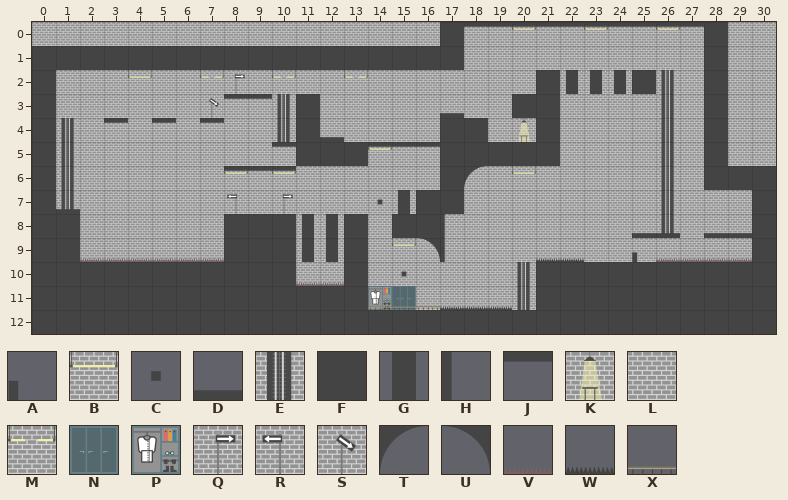
Level history. Tiled map: Maze Escape/Levels/Level_7.tmx. Above: the version before the commit.
Cells are 300x300 px. Shown: x 0..30, y 0..12.
Key: from "ElementsTiles-01-01": A 1, B 2, C 9, D 10, E 11, F 13, G 14, H 22, J 23, K 24, L 26, M 28, N 29, P 30; from "TilesFleches": Q 1, R 2, S 6; from "Tiles_x3_spikes": T 0, U 1, V 4, W 5; from "rail_textures": X 0.
_ is an empty cell, # one hidden under a higher layer.
Layer "Fond" before, first column x 0:
 0 LLLLLLLLLLLLLLLLL_LLBLLBLLBL_LL
 1 _##_______________LLLLLLLLLL_LL
 2 _LLLBLLMQLMLLMLLLLLLL_LLL#EL_LL
 3 #LLLLLLSLLE#LLLLLLLL#_LLLLEL_LL
 4 #ELLLLLLLLE#LLLLL##L#_LLLLEL_LL
 5 #ELLLLLLLLL###BLL####_LLLLEL_LL
 6 #ELLLLLLBLBLLLLLL#LLBLLLLLEL___
 7 #ELLLLLLRLQLLLLL##LLLLLLLLELLL_
 8 ##LLLLLL###LL#L##LLLLLLLLLELLL_
 9 ##LLLLLL###LL#LBLLLLLLLLLLLLLL_
10 ###########LL#LLLLLLE____#####_
11 ##############PNLLLLE____#####_
12 ################____#__________
Layer "Solide" before, first column x 0:
 0 _________________FJJJJJJJJJJF__
 1 FFFFFFFFFFFFFFFFFF__________F__
 2 F____________________FGGGF__F__
 3 F_______JJ_F_____D__FF______F__
 4 F__J_J_J___FD____FF_KF______F__
 5 F_________JFFFJJJFFFFF______F__
 6 F_______JJJ______FT_________FFF
 7 FD____________CGFF____________F
 8 FF______FFFGGF_FFH_______DD_DDF
 9 FFVVVVVVFFFGGF__UH___WW__AVVVVF
10 FFFFFFFFFFFVVF_C_____FFFFFFFFFF
11 FFFFFFFFFFFFFFXXXWWW_FFFFFFFFFF
12 FFFFFFFFFFFFFFFFFFFFFFFFFFFFFFF
Once edited:
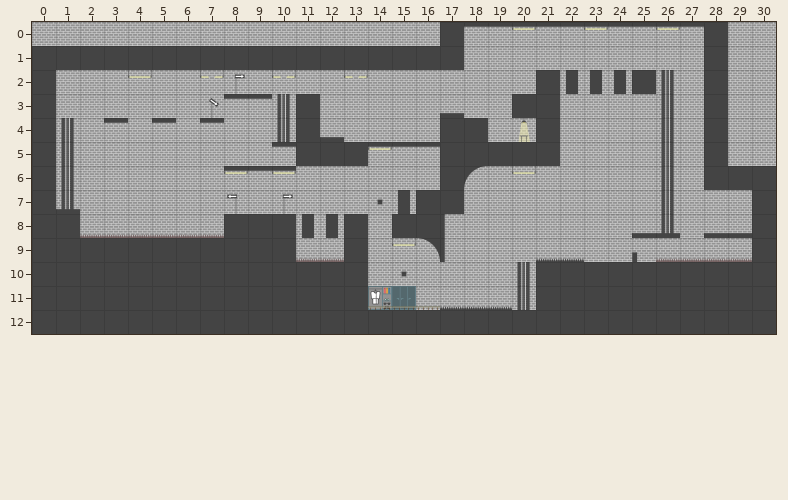
The edit:
Layer "Fond":
Tile L gives way to one hidden under a higher layer in row 10 at x 11 to 12.
Layer "Solide":
Tile V becomes tile F in row 9 at x 2 to 7; in row 10 at x 11 to 12.
Tile G becomes tile V in row 9 at x 11 to 12.
The author put tile V in row 8 at x 2 to 7.
Pixel boxes of the changes (left, top, right, bottom) in both pictures:
changed: (80, 234, 224, 262)
changed: (296, 238, 344, 286)
